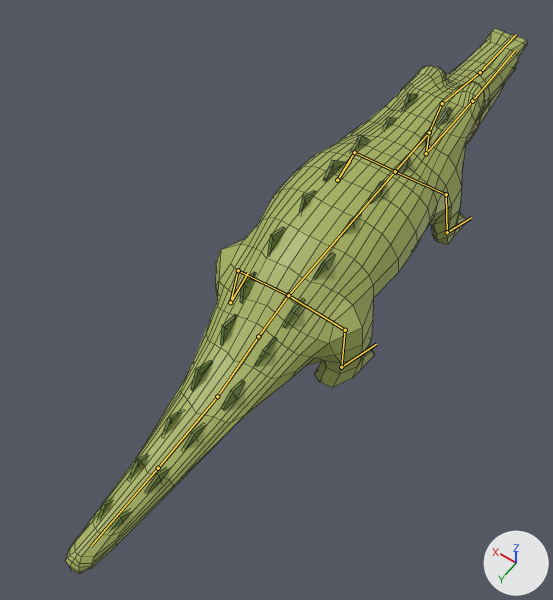
What one commit did to the FBX model QuackingAwesome/Assets/Animals/Alligator.fbx.
Camera for both pictures: a 50 mm camera at (-1.14, 2.37, 2.52) aimed at (0.1, 0.64, -0.2). The axes (+X, +Y, +Z) are drawn at lower right. The lights are the same throughout. Both versions are drawn at frame 1 of the action 'ArmatureAligator|Quack.001'; the numbers are the values there. The bones that bend it are drawn over the model as lines. Mesh edges are drawn as thin lines.

Objects in the first picture: 'Aligator'.
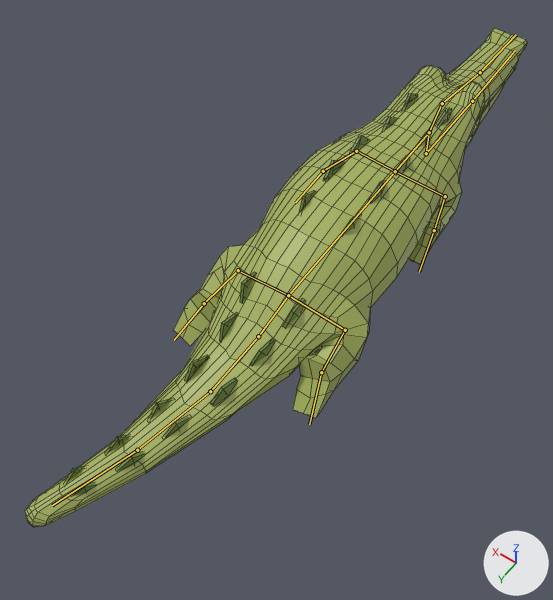
Pixel boxes (x1, y1, x2, y2) of what changed, in the pictures (553 x 600 px):
```json
{"object": "Aligator", "change": "posed", "before": [65, 28, 527, 573], "after": [25, 28, 527, 527], "on screen": "9% wider, 8% shorter"}
{"bone": "Bone.003", "before": "(258, 336) to (217, 396)", "after": "(258, 336) to (210, 391)"}
{"bone": "Bone.004", "before": "(217, 396) to (158, 468)", "after": "(210, 391) to (137, 450)"}
{"bone": "Bone.005", "before": "(158, 468) to (91, 546)", "after": "(137, 450) to (52, 505)"}
{"bone": "BMLeg.L", "before": "(238, 270) to (230, 302)", "after": "(238, 270) to (204, 303)"}
{"bone": "BFoot.L", "before": "(230, 302) to (248, 273)", "after": "(204, 303) to (174, 340)"}
{"bone": "BMLeg.R", "before": "(345, 330) to (341, 367)", "after": "(345, 330) to (321, 372)"}
{"bone": "BFoot.R", "before": "(341, 367) to (376, 344)", "after": "(321, 372) to (309, 424)"}
{"bone": "Leg.L", "before": "(395, 171) to (354, 152)", "after": "(395, 171) to (356, 151)"}
{"bone": "MLeg.L", "before": "(354, 152) to (337, 180)", "after": "(356, 151) to (323, 171)"}
{"bone": "Foot.L", "before": "(337, 180) to (350, 161)", "after": "(323, 171) to (295, 202)"}
{"bone": "Leg.R", "before": "(395, 171) to (446, 194)", "after": "(395, 171) to (445, 196)"}
{"bone": "MLeg.R", "before": "(446, 194) to (447, 232)", "after": "(445, 196) to (434, 230)"}
{"bone": "Foot.R", "before": "(447, 232) to (471, 217)", "after": "(434, 230) to (419, 272)"}
```

Edits to the scene script, one JSON object a line:
```json
{"block": "bone_bone_003", "where": "bone_bone_003 = bpy.data.objects['ArmatureAligator'].pose.bones['Bone.003']  # child of 'Bone.002'"}
{"op": "set", "path": "bone_bone_003.rotation_quaternion", "old": "(1.0, 0.0, 0.0, 0.0)", "new": "(0.998, 0.0, 0.02, -0.061)", "note": "degrees (0, 0, 0) -> degrees (0, 2, -7)"}
{"block": "bone_bone_004", "where": "bone_bone_004 = bpy.data.objects['ArmatureAligator'].pose.bones['Bone.004']  # child of 'Bone.003'"}
{"op": "set", "path": "bone_bone_004.rotation_quaternion", "old": "(1.0, 0.0, 0.0, 0.0)", "new": "(0.999, 0.0, 0.003, -0.041)", "note": "degrees (0, 0, 0) -> degrees (0, 0, -5)"}
{"block": "bone_bone_005", "where": "bone_bone_005 = bpy.data.objects['ArmatureAligator'].pose.bones['Bone.005']  # child of 'Bone.004'"}
{"op": "set", "path": "bone_bone_005.rotation_quaternion", "old": "(1.0, 0.0, 0.0, 0.0)", "new": "(0.999, 0.0, 0.001, -0.05)", "note": "degrees (0, 0, 0) -> degrees (0, 0, -6)"}
{"block": "bone_bmleg_l", "where": "bone_bmleg_l = bpy.data.objects['ArmatureAligator'].pose.bones['BMLeg.L']  # child of 'BLeg.L'"}
{"op": "set", "path": "bone_bmleg_l.rotation_quaternion", "old": "(1.0, 0.0, 0.0, 0.0)", "new": "(0.819, 0.1, 0.066, 0.562)", "note": "degrees (0, 0, 0) -> degrees (14, 0, 69)"}
{"block": "bone_bfoot_l", "where": "bone_bfoot_l = bpy.data.objects['ArmatureAligator'].pose.bones['BFoot.L']  # child of 'BMLeg.L'"}
{"op": "set", "path": "bone_bfoot_l.rotation_quaternion", "old": "(1.0, 0.0, 0.0, 0.0)", "new": "(0.851, -0.106, 0.131, 0.497)", "note": "degrees (0, 0, 0) -> degrees (-3, 19, 60)"}
{"block": "bone_bmleg_r", "where": "bone_bmleg_r = bpy.data.objects['ArmatureAligator'].pose.bones['BMLeg.R']  # child of 'BLeg.R'"}
{"op": "set", "path": "bone_bmleg_r.rotation_quaternion", "old": "(1.0, 0.0, 0.0, 0.0)", "new": "(0.819, 0.1, -0.066, -0.562)", "note": "degrees (0, 0, 0) -> degrees (14, 0, -69)"}
{"block": "bone_bfoot_r", "where": "bone_bfoot_r = bpy.data.objects['ArmatureAligator'].pose.bones['BFoot.R']  # child of 'BMLeg.R'"}
{"op": "set", "path": "bone_bfoot_r.rotation_quaternion", "old": "(1.0, 0.0, 0.0, 0.0)", "new": "(0.851, -0.106, -0.131, -0.497)", "note": "degrees (0, 0, 0) -> degrees (-3, -19, -60)"}
{"block": "bone_leg_l", "where": "bone_leg_l = bpy.data.objects['ArmatureAligator'].pose.bones['Leg.L']"}
{"op": "set", "path": "bone_leg_l.rotation_quaternion", "old": "(1.0, 0.0, 0.0, 0.0)", "new": "(1.0, 0.0, 0.005, -0.028)", "note": "degrees (0, 0, 0) -> degrees (0, 1, -3)"}
{"block": "bone_mleg_l", "where": "bone_mleg_l = bpy.data.objects['ArmatureAligator'].pose.bones['MLeg.L']  # child of 'Leg.L'"}
{"op": "set", "path": "bone_mleg_l.rotation_quaternion", "old": "(1.0, 0.0, 0.0, 0.0)", "new": "(0.819, -0.037, 0.177, 0.545)", "note": "degrees (0, 0, 0) -> degrees (8, 19, 69)"}
{"block": "bone_foot_l", "where": "bone_foot_l = bpy.data.objects['ArmatureAligator'].pose.bones['Foot.L']  # child of 'MLeg.L'"}
{"op": "set", "path": "bone_foot_l.rotation_quaternion", "old": "(1.0, 0.0, 0.0, 0.0)", "new": "(0.851, -0.279, 0.108, 0.432)", "note": "degrees (0, 0, 0) -> degrees (-25, 25, 48)"}
{"block": "bone_leg_r", "where": "bone_leg_r = bpy.data.objects['ArmatureAligator'].pose.bones['Leg.R']"}
{"op": "set", "path": "bone_leg_r.rotation_quaternion", "old": "(1.0, 0.0, 0.0, 0.0)", "new": "(1.0, 0.0, 0.005, -0.028)", "note": "degrees (0, 0, 0) -> degrees (0, 1, -3)"}
{"block": "bone_mleg_r", "where": "bone_mleg_r = bpy.data.objects['ArmatureAligator'].pose.bones['MLeg.R']  # child of 'Leg.R'"}
{"op": "set", "path": "bone_mleg_r.rotation_quaternion", "old": "(1.0, 0.0, 0.0, 0.0)", "new": "(0.819, -0.037, -0.177, -0.545)", "note": "degrees (0, 0, 0) -> degrees (8, -19, -69)"}
{"block": "bone_foot_r", "where": "bone_foot_r = bpy.data.objects['ArmatureAligator'].pose.bones['Foot.R']  # child of 'MLeg.R'"}
{"op": "set", "path": "bone_foot_r.rotation_quaternion", "old": "(1.0, 0.0, 0.0, 0.0)", "new": "(0.851, -0.279, -0.108, -0.432)", "note": "degrees (0, 0, 0) -> degrees (-25, -25, -48)"}
```
